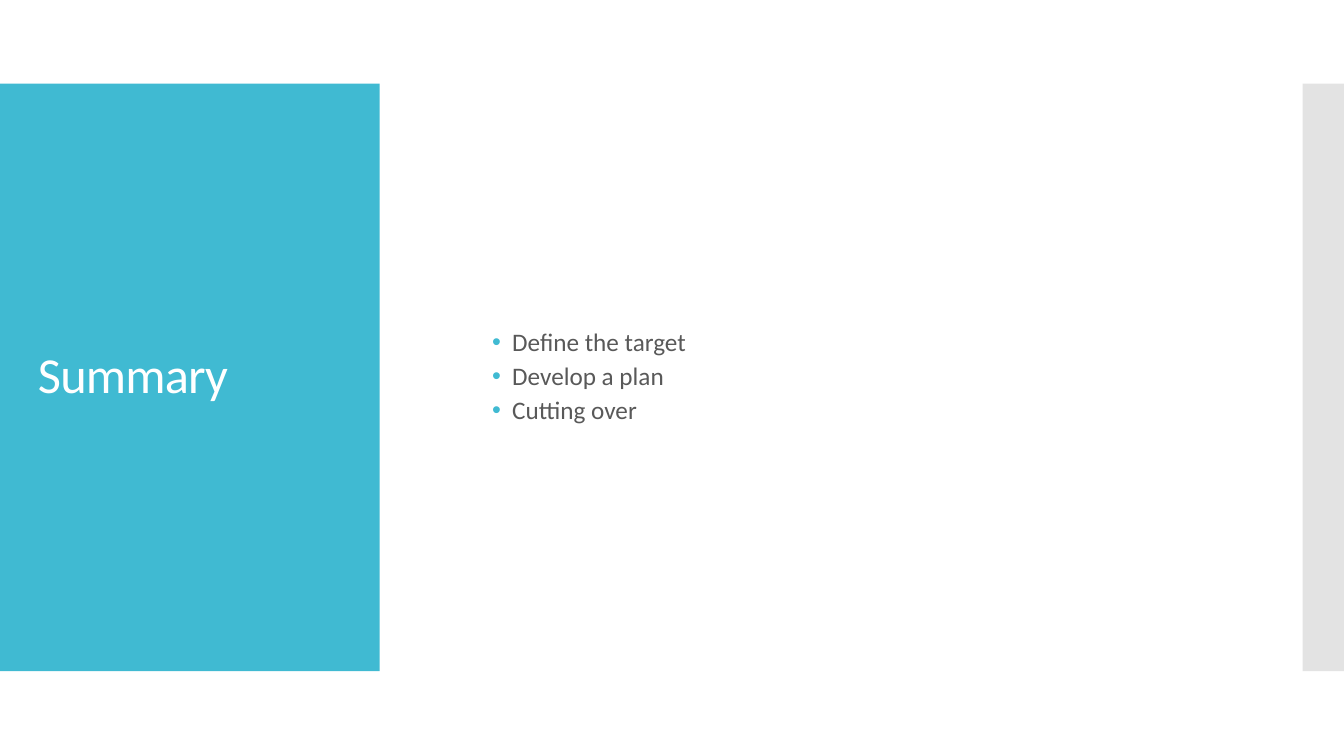
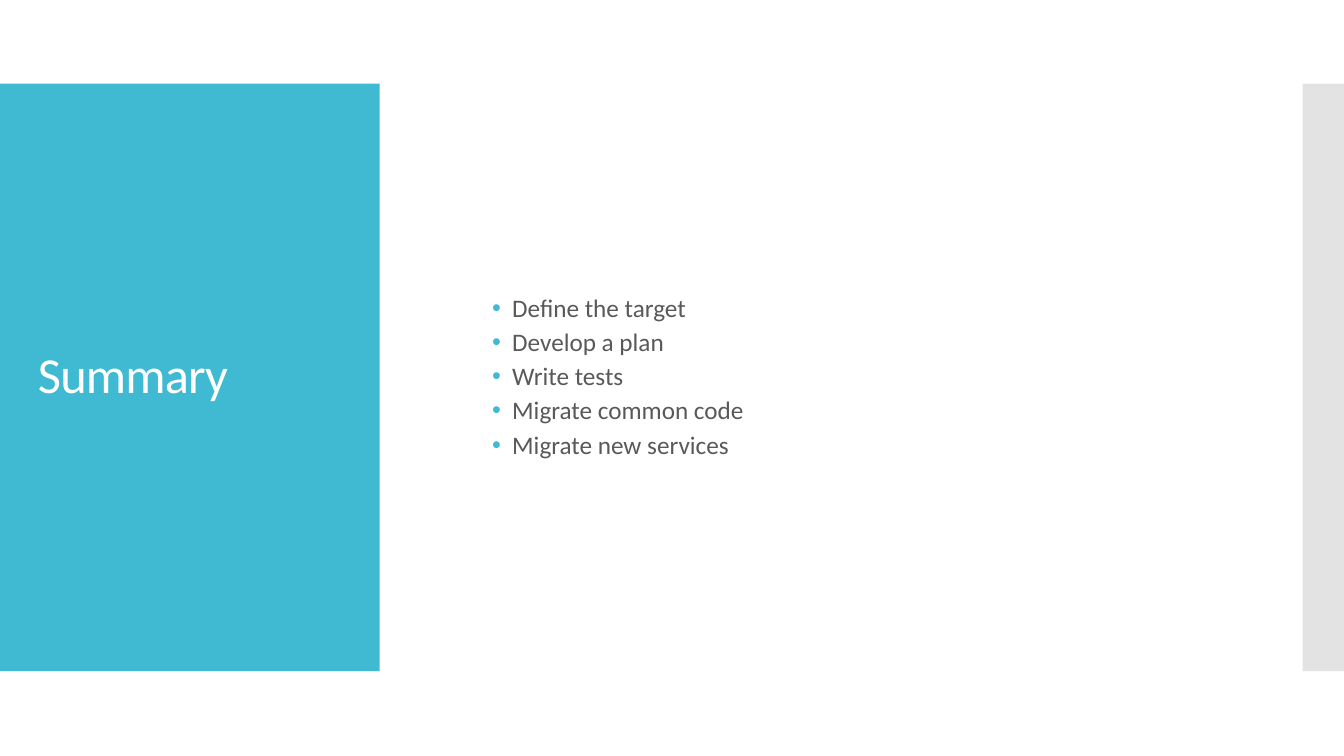
Before and after one commit to nathanagood/tccc2019, a slide deck: slide 18 of on-graceful-decomposition.pptx (slide 16 before the commit). Drawn at 1344x756 pixels with LibreOffice and Linux fonts; fonts in the diff are those of the drawing. Boxes give left, top, right and bottom in pixels: in the first picture for what was removed or moved away, otherwise in the second. Text is boxed around its words. In the diff, an @@ line names an element or a change of style, - is before the commit and + after.

```diff
--- a/on-graceful-decomposition.pptx
+++ b/on-graceful-decomposition.pptx
@@ text at (512, 367, 743, 459): text changed @@
-  • Cutting over
+  • Write tests
+  • Migrate common code
+  • Migrate new services
```
Also in this commit, not shown: 5 other slides changed, 3 slides added.
